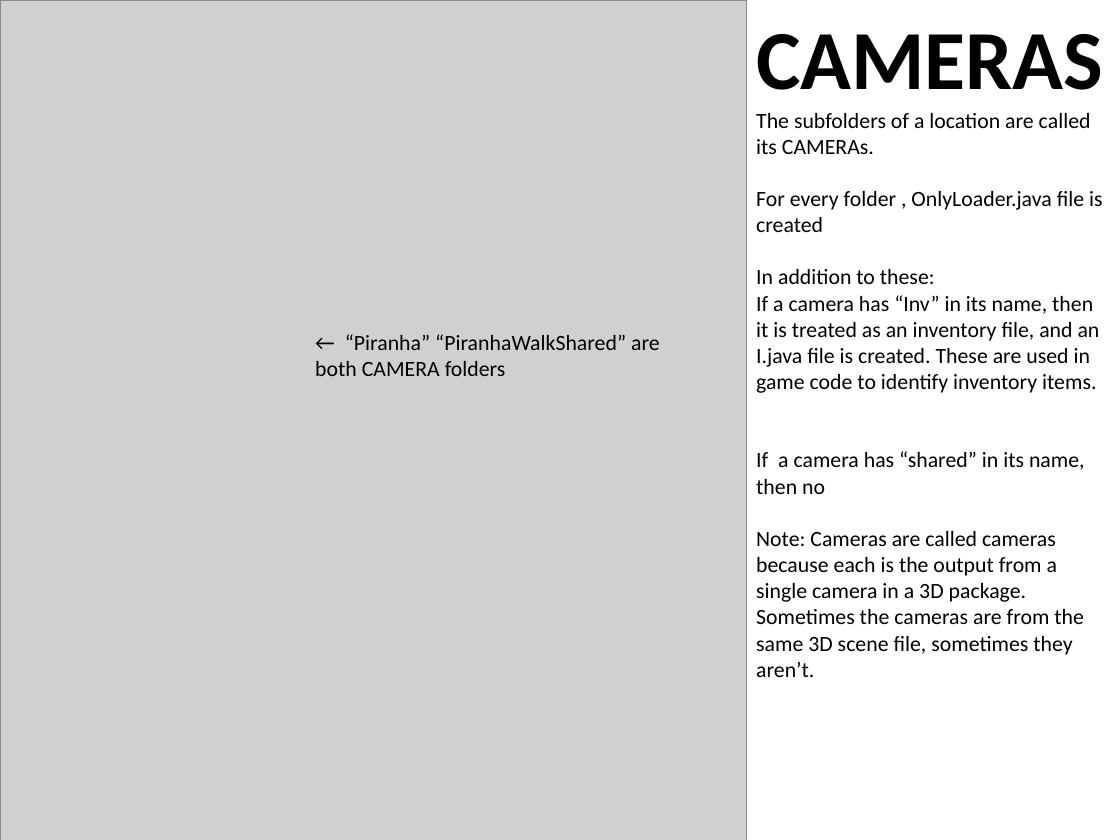
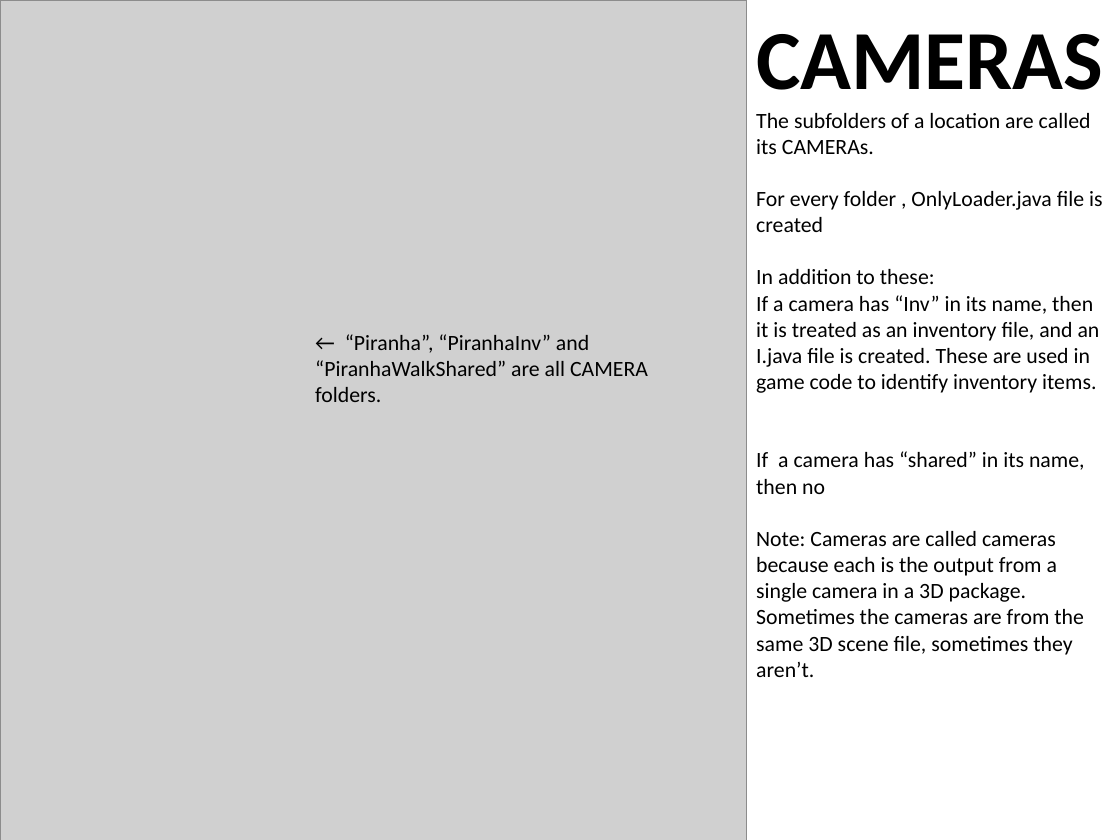
Before and after one commit to a2g/ArtToEngineCodeGen, a slide deck: slide 4 of docs/A2gGeneratorDocumentation.pptx. Drawn at 1120x840 pixels with LibreOffice and Linux fonts; fonts in the diff are those of the drawing; grey boxes stand for pictures. Boxes give left, top, right and bottom in pixels: in the first picture for what was removed or moved away, otherwise in the second. Text is boxed around its words. In the diff, an @@ line names an element or a change of style, - is before the commit and + after.

```diff
--- a/docs/A2gGeneratorDocumentation.pptx
+++ b/docs/A2gGeneratorDocumentation.pptx
@@ text at [315,334,648,402]: text changed @@
-← “Piranha” “PiranhaWalkShared” are both CAMERA folders
+← “Piranha”, “PiranhaInv” and “PiranhaWalkShared” are all CAMERA folders.
```
Also in this commit, not shown: 3 other slides changed, 1 slide added.
